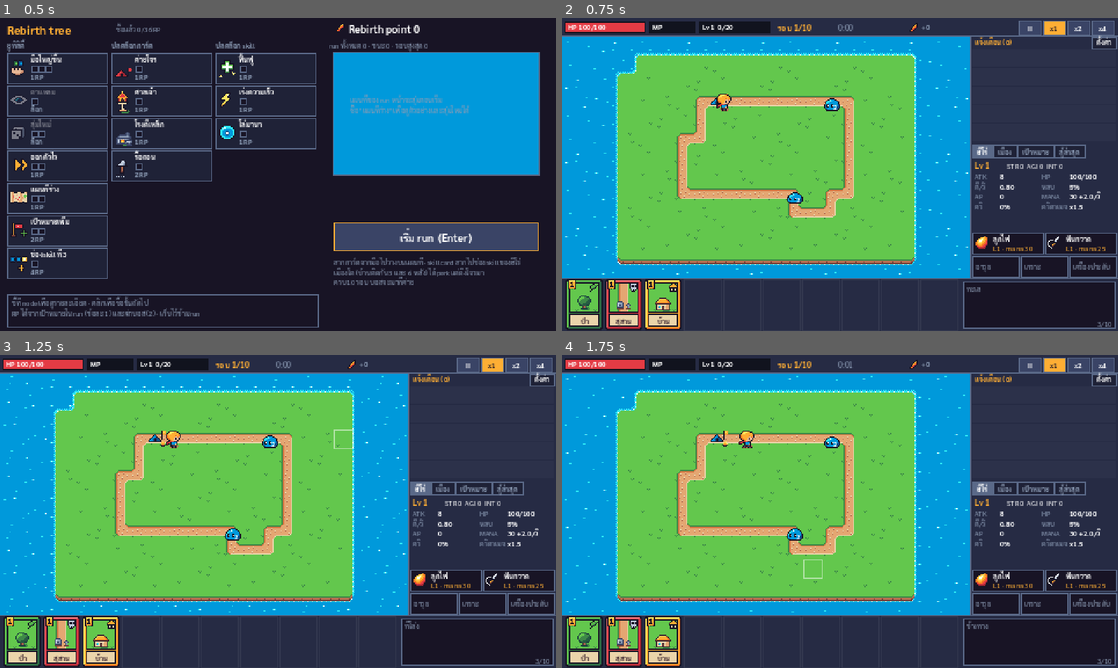
Above: before the commit, frames 1-4 (two rows, left to right).
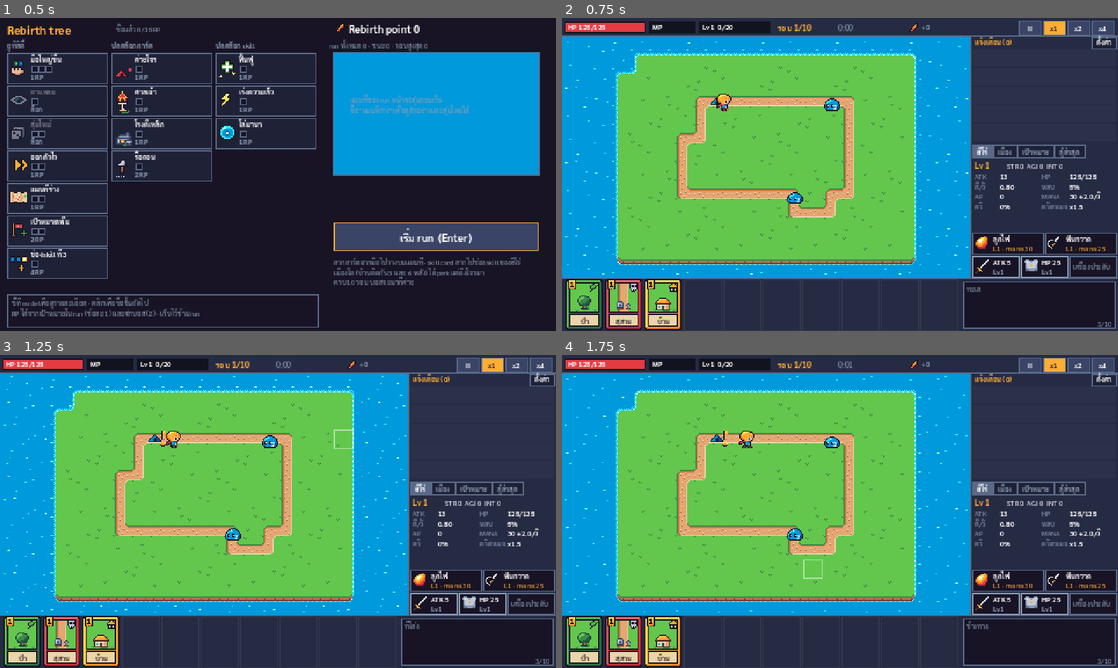
Above: after the commit, the same moments.

Repository: johnnysins24/looprebirth
Game: Godot game, scene res://scenes/main.tscn
The game is run twice, just before and just after one commit, with the same random seed, the same clock (stepped at 60 frames per second) and the same inputs.
Inputs (mouse positions are in pixels of both pictures, inside the frame that each line leads up to):
- Up to frame 1 (0.5 s): no input
- Up to frame 2 (0.75 s): tap Enter at 0.5 s; drag from (840, 27) to (895, 105) at 0.52 s
- Up to frame 3 (1.25 s): no input
- Up to frame 4 (1.75 s): drag from (1045, 492) to (812, 574) at 1.27 s

Frame 1 is identical in both runs. In frame 2, 0.5% of the frame differs, in the area x 3-97%, y 2-84%; in frame 3, 0.5%; in frame 4, 0.5%.

Commit message:
Hero starts with a common level-1 weapon and armor
Without the old average-gear stand-in the bot died at laps 2-3 in about half
of its runs. start_gear (constants.csv) sets how many slots start filled.

Co-Authored-By: Claude Sonnet 5.5 <noreply@anthropic.com>
Claude-Session: https://claude.ai/code/session_01VDTtGnqjBAMtW3tHmxdFKH

Diff:
--- a/data/constants.csv
+++ b/data/constants.csv
@@ -78,6 +78,7 @@
 item_luck_epic,0.002,epic chance added per luck point
 item_rare_mult,1.3,main stat multiplier of a rare item
 item_epic_mult,1.6,main stat multiplier of an epic item
+start_gear,2,how many of weapon/armor/trinket the hero starts with (common level 1 each); 0 = bare hands
 item_max_pending,5,item notices that can wait; the oldest beyond that becomes XP
 item_xp_per_level,3,XP an overflowing item turns into = this x item level
 gear_luck,5,trinket with luck as its main stat
--- a/src/core/item.gd
+++ b/src/core/item.gd
@@ -32,7 +32,8 @@
 
 
 ## Rolls an item for `level`. `luck` and `rare_bonus` (smithy) shift the odds towards rare;
-## `min_rarity` forces at least that rarity (old shrine); `slot` "" picks a random slot.
+## `min_rarity` forces at least that rarity (old shrine) and `max_rarity` at most that rarity
+## (the hero's starting gear); `slot` "" picks a random slot.
 static func roll(
 	db: GameDb,
 	rng: RandomNumberGenerator,
@@ -40,12 +41,13 @@
 	luck: float = 0.0,
 	rare_bonus: float = 0.0,
 	slot: String = "",
-	min_rarity: int = Rarity.COMMON
+	min_rarity: int = Rarity.COMMON,
+	max_rarity: int = Rarity.EPIC
 ) -> Item:
 	var it := Item.new()
 	it.level = level
 	it.slot = slot if slot != "" else SLOTS[rng.randi() % SLOTS.size()]
-	it.rarity = maxi(min_rarity, roll_rarity(db, rng, luck, rare_bonus))
+	it.rarity = clampi(roll_rarity(db, rng, luck, rare_bonus), min_rarity, max_rarity)
 	var mult := 1.0
 	if it.rarity == Rarity.RARE:
 		mult = db.c("item_rare_mult")
--- a/src/core/run_state.gd
+++ b/src/core/run_state.gd
@@ -119,6 +119,10 @@
 	hero.equip_skill(1, "cleave", 1)
 	if skill_slots() > 2:
 		hero.skills.append({})
+	var rng_gear := RandomNumberGenerator.new()
+	rng_gear.seed = hash("gear:%d" % p_seed)
+	for slot: String in Item.SLOTS.slice(0, db.ci("start_gear")):
+		equipment[slot] = Item.roll(db, rng_gear, 1, 0.0, 0.0, slot, Item.Rarity.COMMON, Item.Rarity.COMMON)
 	town = Town.compute(db, board, placed, flags)
 	goals = RunGoals.pick(db, rng_goals, db.ci("goals_base") + meta.rank("more_goals"))
 	rerolls_left = meta.rank("reroll")
--- a/tests/test_items.gd
+++ b/tests/test_items.gd
@@ -52,8 +52,26 @@
 	t.near(share.call(0.0, 0.3), 0.60, 0.03, "smithy L3: +30% rare")
 
 
+func test_hero_starts_with_basic_gear(t) -> void:
+	var run := H.new_run(20)
+	t.eq(run.equipment.size(), run.db.ci("start_gear"))
+	for slot: String in run.equipment:
+		var it: Item = run.equipment[slot]
+		t.eq(it.slot, slot)
+		t.eq(it.rarity, Item.Rarity.COMMON, "starting gear is plain")
+		t.eq(it.level, 1)
+	var bare := H.new_run(20)
+	bare.equipment.clear()
+	bare._refresh_gear()
+	t.ok(run.hero.atk > bare.hero.atk and run.hero.max_hp > bare.hero.max_hp, "the starting gear makes the hero stronger")
+	var again := H.new_run(20)
+	t.eq(again.equipment["weapon"].stats["atk"], run.equipment["weapon"].stats["atk"], "same seed, same starting gear")
+
+
 func test_wearing_items_changes_the_hero(t) -> void:
 	var run := H.new_run(21)
+	run.equipment.clear()  # bare hands, so the numbers below are only the item's
+	run._refresh_gear()
 	var atk := run.hero.atk
 	var db := run.db
 	var sword := Item.roll(db, _rng(), 4, 0.0, 0.0, "weapon")
Not shown, changed: docs/design/05-items-events.md
Not shown, changed: docs/dev/README.md
